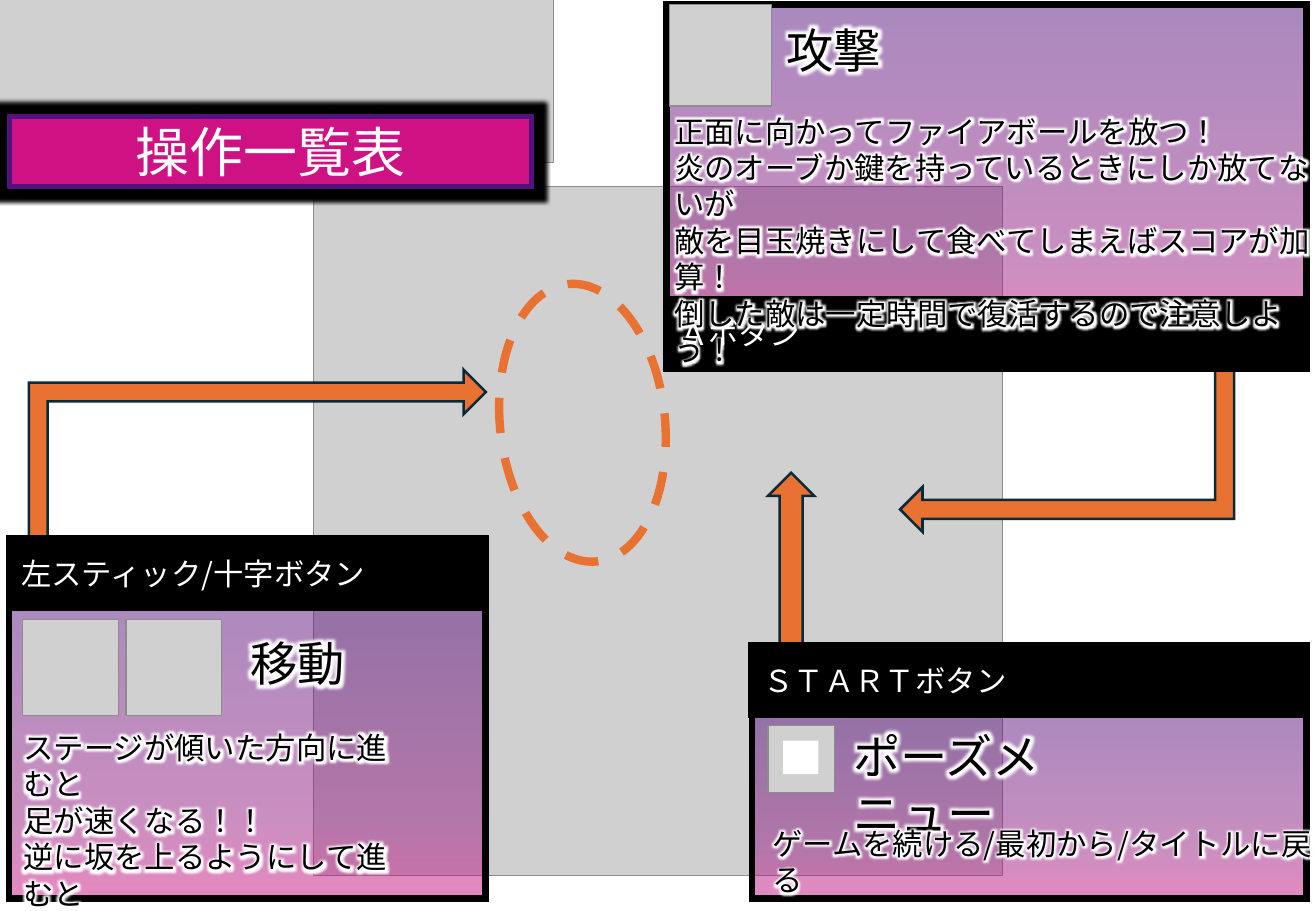
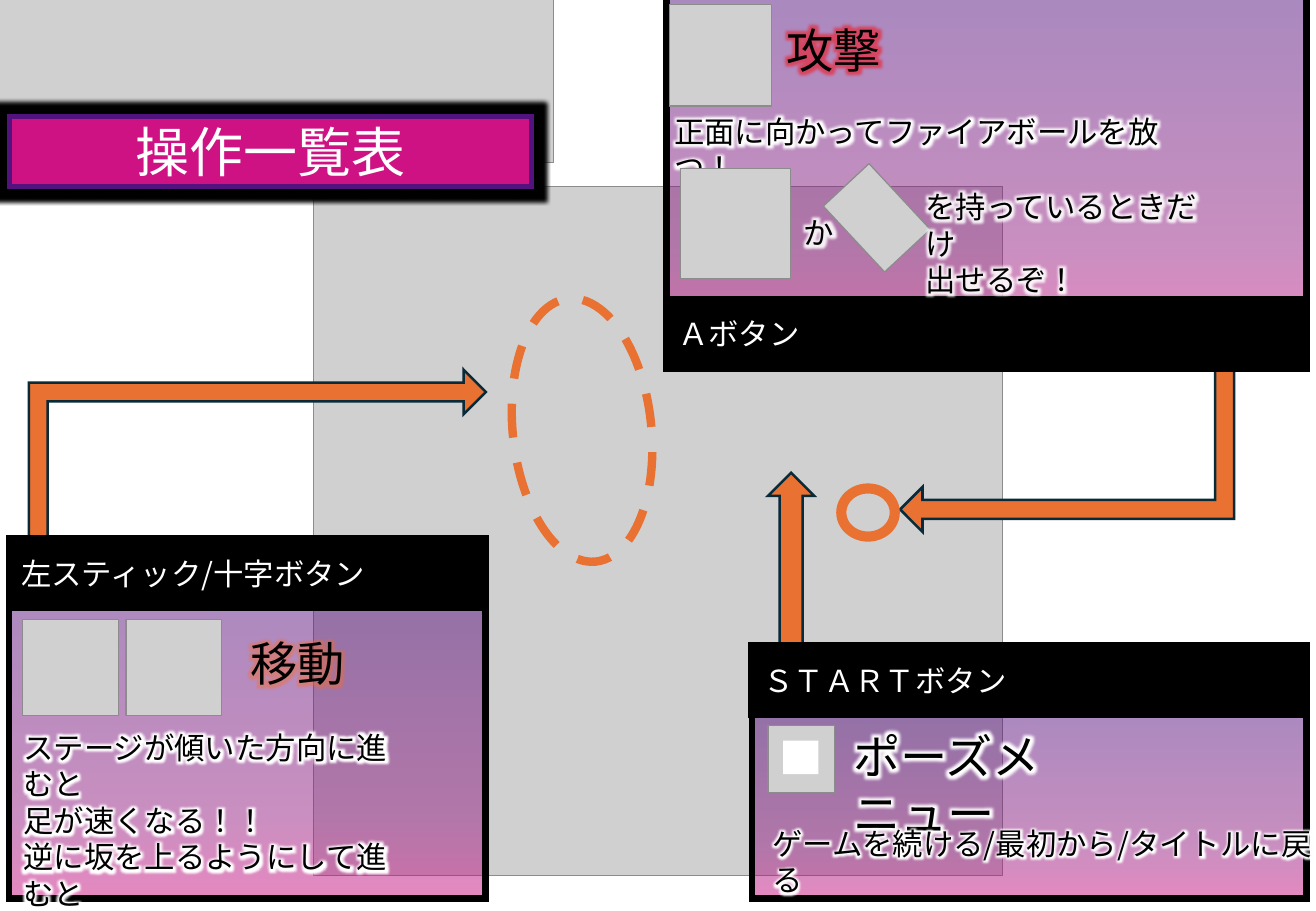
Before and after one commit to TomoyaKanazaki/Graduation, a slide deck: slide 1 of 99_pranning/操作説明書.pptx. Drawn at 1316x911 pixels with LibreOffice and Linux fonts; fonts in the diff are those of the drawing; grey boxes stand for pictures. Boxes give left, top, right and bottom in pixels: in the first picture for what was removed or moved away, otherwise in the second. Text is boxed around its words. In the diff, an @@ line names an element or a change of style, - is before the commit and + after.

```diff
--- a/99_pranning/操作説明書.pptx
+++ b/99_pranning/操作説明書.pptx
@@ rectangle: place and size @@
-rectangle at box(667, 5, 1307, 348)
+rectangle at box(667, 0, 1307, 339)
@@ text at box(674, 148, 1310, 368): paragraphs removed @@
-炎のオーブか鍵を持っているときにしか放てないが
-敵を目玉焼きにして食べてしまえばスコアが加算！
-倒した敵は一定時間で復活するので注意しよう！
@@ picture added at box(680, 169, 791, 279) @@
@@ picture added at box(824, 164, 931, 272) @@
@@ text added at box(925, 188, 1197, 299), 18 pt, text #000000 @@
+を持っているときだけ
+出せるぞ！
@@ text added at box(804, 213, 834, 249), 18 pt, text #000000 @@
+か
@@ ellipse: place and size @@
-ellipse at box(486, 275, 680, 570)
+ellipse at box(499, 291, 665, 569)
@@ ellipse added at box(842, 488, 896, 537), outline #E97132 6 pt @@
```
Also in this commit, not shown: 1 other slide changed.
